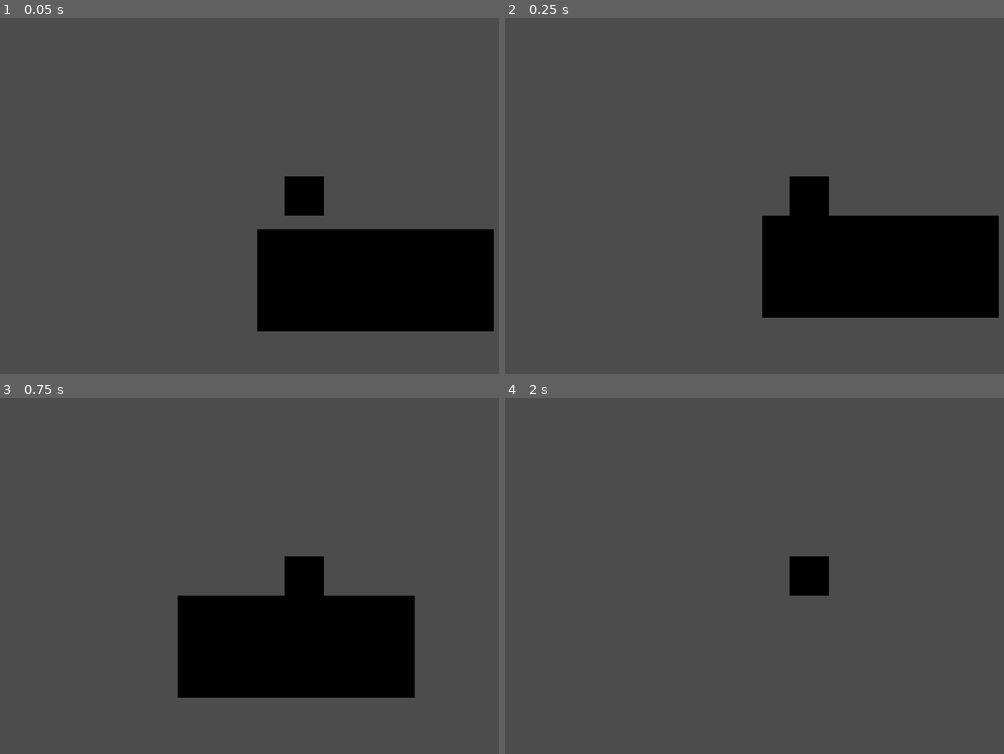
Above: before the commit, frames 1-4 (two rows, left to right).
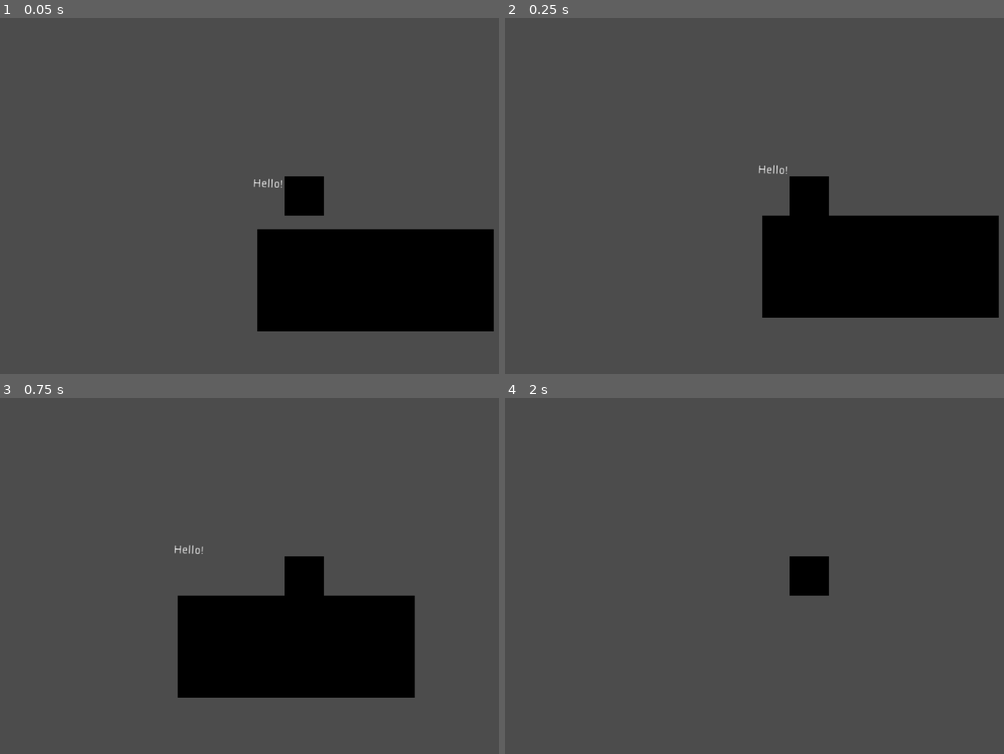
Above: after the commit, the same moments.

Repository: RavenJFelix/Square
Game: Godot game, scene res://levelz/level_0/level_0.tscn
Same seed, same stepped clock (60 frames per second), same inputs: the game is played once before the commit and once after it. Before the commit the project has no main scene; this scene is started directly in both runs.
Inputs:
- Up to frame 1 (0.05 s): no input
- Up to frame 2 (0.25 s): no input
- Up to frame 3 (0.75 s): tap Enter at 0.5 s; hold Right (ui_right) from 0.53 s (still down)
- Up to frame 4 (2 s): keep holding Right (ui_right); tap Up (ui_up) at 0.77, 1.52 s

The runs differ from the first frame. In frame 1, less than 0.1% of the frame differs, in the area x 50-57%, y 45-48%; in frame 2, less than 0.1%; in frame 3, less than 0.1%, in the area x 34-41%, y 41-44%; in frame 4, nothing differs.

Commit message:
Designate level 0 as initial scene

Diff:
--- a/levelz/level_0/level_0.tscn
+++ b/levelz/level_0/level_0.tscn
@@ -11,3 +11,9 @@
 
 [node name="KinematicBody2D" parent="." instance=ExtResource( 2 )]
 position = Vector2( 64.2994, 20.4222 )
+
+[node name="Label" type="Label" parent="."]
+margin_right = 40.0
+margin_bottom = 14.0
+rect_rotation = 2.15352
+text = "Hello!"
--- a/project.godot
+++ b/project.godot
@@ -16,6 +16,7 @@
 [application]
 
 config/name="Square"
+run/main_scene="res://levelz/level_0/level_0.tscn"
 config/icon="res://icon.png"
 
 [rendering]
